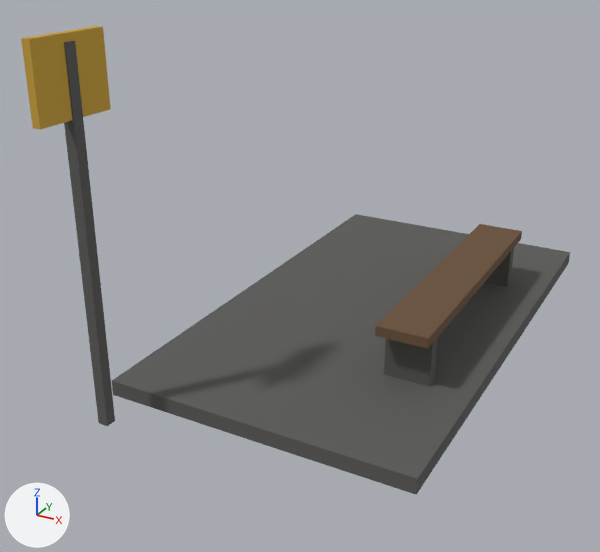
Two versions of the Blender file models/ostanovki/stop-base.blend, one commit apart.
One viewpoint serves both versions: a camera (50 mm lens) standing at (2.37, -6.08, 3.29) and looking at (-0.52, -0.82, 0.66). The axes (+X, +Y, +Z) are drawn at lower left. The lights are the same throughout. The first picture is the older version.

Objects in the first picture: '00_#5a5a58', '01_#6a5038_r320', '02_#55554f_r110', '03_#c9a13a_noshadow_r110'.
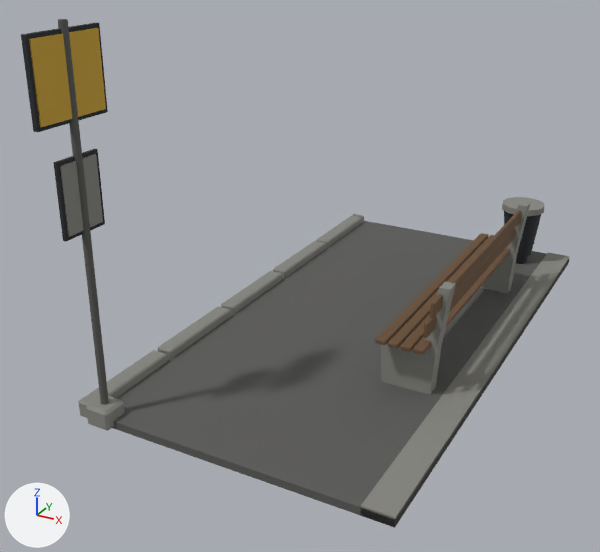
Patch to the scene script:
```diff
--- a/models/ostanovki/stop-base.blend.py
+++ b/models/ostanovki/stop-base.blend.py
@@ mat_2a2c30 @@
+mat_2a2c30 = principled_material('#2a2c30')
+mat_2a2c30.base_color = (0.0189, 0.021, 0.0254)  # black #25282c
+mat_2a2c30.roughness = 0.85
@@ mat_85857f @@
+mat_85857f = principled_material('#85857f')
+mat_85857f.base_color = (0.239, 0.239, 0.216)  # grey #868680
+mat_85857f.roughness = 0.85
@@ me_00__5a5a58 @@
 # used by ob_00__5a5a58; location = (0.0, 0.0, 0.0)
-me_00__5a5a58.from_pydata(...)  # 16 vertices, 12 faces; spans x -1.4..1.0, y -2.44..2.1, z 0.0..2.6
+me_00__5a5a58.from_pydata(...)  # 48 vertices, 48 faces; spans x -1.28..1.0, y -2.44..2.1, z 0.0..2.72
+# me_00__5a5a58 part 1: the loose piece of 8 vertices spanning x -1.24..-1.16, y -2.44..-2.36, z 0.0..2.6 is rebuilt with 20 vertices and now spans x -1.23..-1.17, y -2.43..-2.37, z 0.14..2.72
+# me_00__5a5a58 part 2
+# 7 vertices are removed from x -1.4..1.0, y -2.1..2.1, z 0.0..0.12
+# 6 faces are deleted
+# 27 vertices are added at x -1.28..1.0, y -2.44..2.1, z 0.0..2.72
+# 28 new faces join them
 me_00__5a5a58.materials.append(mat_5a5a58)
@@ me_04__c9a13a @@
+me_04__c9a13a.from_pydata(...)  # a box spanning x -1.238..-1.186, y -2.675..-2.125, z 2.155..2.645
+me_04__c9a13a.materials.append(mat_c9a13a)  # yellow #caa337
@@ me_03__2a2c30 @@
+me_03__2a2c30.from_pydata(...)  # 112 vertices, 112 faces; spans x -1.23..0.74, y -2.7..1.97, z 0.06..2.67
+me_03__2a2c30.materials.append(mat_2a2c30)  # black #25282c
@@ me_02__6a5038 @@
+me_02__6a5038.from_pydata(...)  # 144 vertices, 264 faces; spans x 0.31..0.73, y -1.22..1.22, z 0.46..0.87
+me_02__6a5038.materials.append(mat_6a5038)  # brown #6a4f35
@@ me_01__85857f @@
+me_01__85857f.from_pydata(...)  # 264 vertices, 432 faces; spans x -1.42..1.0, y -2.56..2.1, z 0.0..1.89
+me_01__85857f.materials.append(mat_85857f)  # grey #868680
@@ ob_01__6a5038_r320 @@
-ob_01__6a5038_r320 = bpy.data.objects.new('01_#6a5038_r320', me_01__6a5038_r320)
-ob_01__6a5038_r320.location = (0.0, 0.0, 0.0)
@@ ob_02__55554f_r110 @@
-ob_02__55554f_r110 = bpy.data.objects.new('02_#55554f_r110', me_02__55554f_r110)
-ob_02__55554f_r110.location = (0.0, 0.0, 0.0)
@@ ob_03__c9a13a_noshadow_r110 @@
-ob_03__c9a13a_noshadow_r110 = bpy.data.objects.new('03_#c9a13a_noshadow_r110', me_03__c9a13a_noshadow_r110)
-ob_03__c9a13a_noshadow_r110.location = (0.0, 0.0, 0.0)
@@ ob_04__c9a13a_noshadow_r110 @@
+ob_04__c9a13a_noshadow_r110 = bpy.data.objects.new('04_#c9a13a_noshadow_r110', me_04__c9a13a)
+ob_04__c9a13a_noshadow_r110.location = (0.0, 0.0, 0.0)
@@ ob_03__2a2c30_noshadow_r110 @@
+ob_03__2a2c30_noshadow_r110 = bpy.data.objects.new('03_#2a2c30_noshadow_r110', me_03__2a2c30)
+ob_03__2a2c30_noshadow_r110.location = (0.0, 0.0, 0.0)
@@ ob_02__6a5038_r320 @@
+ob_02__6a5038_r320 = bpy.data.objects.new('02_#6a5038_r320', me_02__6a5038)
+ob_02__6a5038_r320.location = (0.0, 0.0, 0.0)
@@ ob_01__85857f @@
+ob_01__85857f = bpy.data.objects.new('01_#85857f', me_01__85857f)
+ob_01__85857f.location = (0.0, 0.0, 0.0)
```

Where the change shows, as pixel boxes (x1, y1, x2, y2) in the pictures (600 x 552 px):
'00_#5a5a58', reshaped (12% taller)
    before: (64, 41, 570, 495)
    after: (58, 19, 569, 527)
'01_#85857f', added
    after: (60, 154, 570, 528)
'01_#6a5038_r320', deleted (brown)
    before: (375, 224, 522, 349)
'03_#c9a13a_noshadow_r110', deleted (yellow)
    before: (21, 26, 111, 130)
'02_#6a5038_r320', added (brown)
    after: (375, 211, 521, 355)
'04_#c9a13a_noshadow_r110', added (yellow)
    after: (29, 28, 106, 127)
'03_#2a2c30_noshadow_r110', added
    after: (21, 23, 541, 264)
'02_#55554f_r110', deleted
    before: (384, 248, 514, 387)
part 1 of me_00__5a5a58, rebuilt
    before: (64, 41, 115, 426)
    after: (58, 19, 109, 405)
part 2 of me_00__5a5a58, cut back
    before: (112, 214, 570, 495)
    after: (58, 19, 569, 527)
